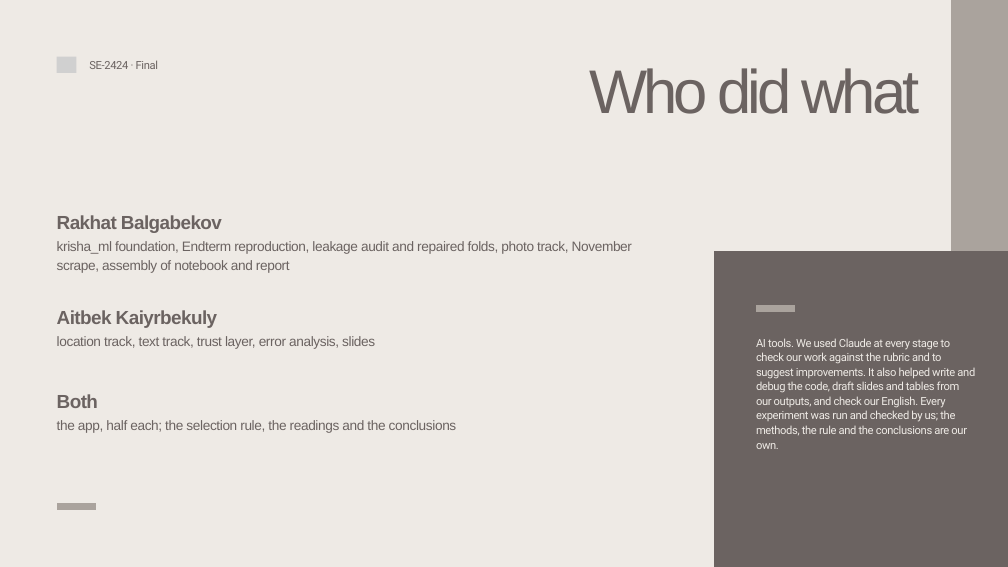
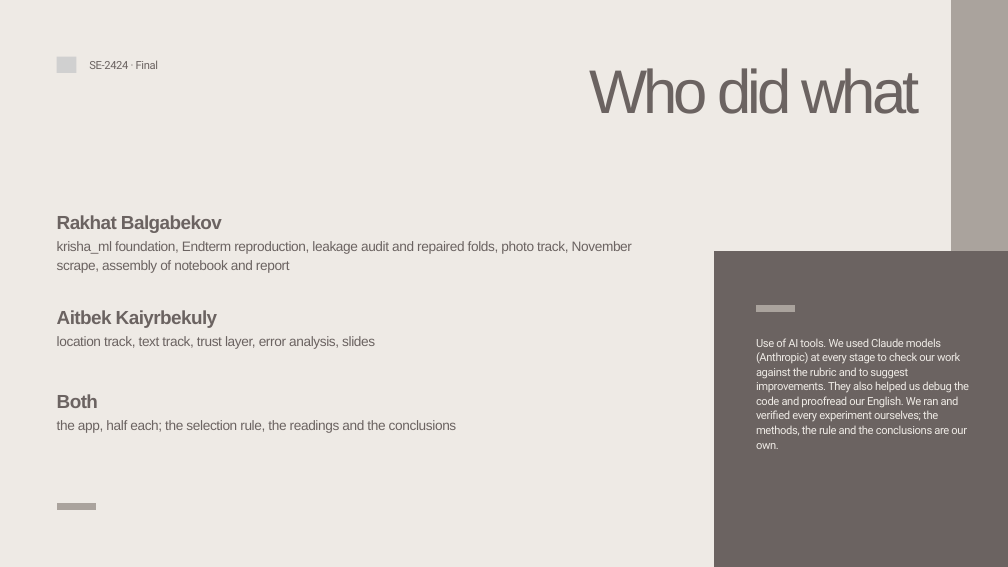
Before and after one commit to Newterios/mla_midtem, a slide deck: slide 12 of slides/Final_SE-2424_slides.pptx. Drawn at 1008x567 pixels with LibreOffice and Linux fonts; fonts in the diff are those of the drawing; grey boxes stand for pictures. Boxes give left, top, right and bottom in pixels: in the first picture for what was removed or moved away, otherwise in the second. Text is boxed around its words. In the diff, an @@ line names an element or a change of style, - is before the commit and + after.

```diff
--- a/slides/Final_SE-2424_slides.pptx
+++ b/slides/Final_SE-2424_slides.pptx
@@ text at [756,338,969,449]: text changed @@
-AI tools. We used Claude at every stage to check our work against the rubric and to suggest improvements. It also helped write and debug the code, draft slides and tables from our outputs, and check our English. Every experiment was run and checked by us; the methods, the rule and the conclusions are our own.
+Use of AI tools. We used Claude models (Anthropic) at every stage to check our work against the rubric and to suggest improvements. They also helped us debug the code and proofread our English. We ran and verified every experiment ourselves; the methods, the rule and the conclusions are our own.
```
Also in this commit, not shown: 3 other files.
